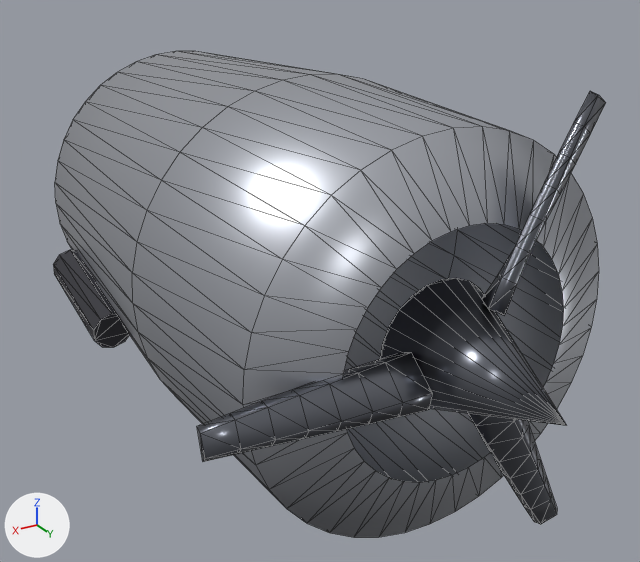
Two versions of the glTF model models/prop_engine.glb, one commit apart.
Rendered twice from a 50 mm camera at (1.16, 2.18, 0.93) aimed at (-0.02, 0.22, -0.05). The axes (+X, +Y, +Z) are drawn at lower left. The lights are the same throughout. The older version comes first. Mesh edges are drawn as thin lines. Vertices at exactly the same position are counted once.

Names of what the first picture shows: 'Prop', 'prop_engine'.
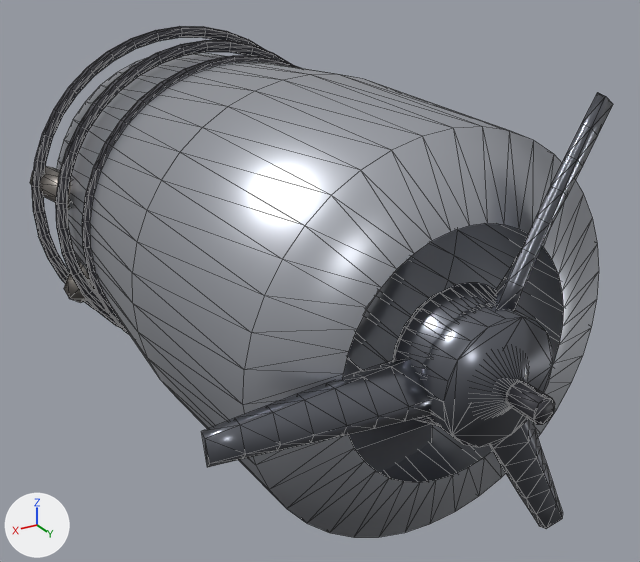
Where the change shows, as pixel boxes [x1, y1, x2, y2] in the pictures (640 x 562 px; the box of a moved part takes in the faces that stretch with it):
'prop_engine', reshaped: before [53, 51, 599, 537]; after [30, 26, 599, 537]
'Prop', reshaped, moved, turned: before [197, 91, 606, 524]; after [201, 92, 613, 529]
part 1 of me_cowl, added: after [32, 26, 264, 311]
part 2 of me_cowl, added: after [56, 40, 291, 329]
part 3 of me_cowl, added (mostly hidden): after [82, 55, 301, 334]
part 4 of me_cowl, added: after [506, 381, 555, 424]
part 5 of me_cowl, rebuilt (28% narrower): before [380, 278, 567, 426]; after [394, 283, 529, 426]
part 6 of me_cowl, added: after [64, 261, 95, 303]
part 7 of me_cowl, added: after [30, 166, 71, 209]
part 8 of me_cowl, reshaped: before [53, 250, 129, 347]; after [343, 359, 433, 472]
part 9 of me_blade, added: after [393, 291, 553, 447]
part 10 of me_blade, moved or reshaped: before [197, 353, 433, 462]; after [201, 360, 433, 467]
part 11 of me_blade, moved or reshaped: before [468, 413, 557, 524]; after [489, 419, 563, 529]
part 12 of me_blade, moved or reshaped: before [483, 91, 606, 316]; after [495, 92, 613, 311]

The change, as a list of edits to the scene's bpy script:
```text
Add mat_steel:
    mat_steel = principled_material('steel')
    mat_steel.base_color = (0.28, 0.26, 0.24)  # grey #908b86
    mat_steel.metallic = 0.85
    mat_steel.roughness = 0.45
Change me_cowl:
    used by ob_prop_engine; location = (0.0, 0.0, 0.0)
    remove me_cowl.from_pydata(...)  # 265 vertices, 438 faces; spans x -0.53..0.53, y -0.85..1.17, z -0.52..0.52
    add me_cowl.from_pydata(...)  # 1669 vertices, 3188 faces; spans x -0.55..0.55, y -0.85..1.11, z -0.59..0.55
    me_cowl part 1: a new loose piece, a torus around y (ring radius 0.53, tube radius 0.018) spanning x -0.548..0.548, y -0.668..-0.632, z -0.548..0.548, in mat_dark (dark grey #3f3f45)
    me_cowl part 2: a new loose piece, a torus around y (ring radius 0.509, tube radius 0.018) spanning x -0.527..0.527, y -0.47..-0.434, z -0.527..0.527, in mat_dark (dark grey #3f3f45)
    me_cowl part 3: a new loose piece, a torus around y (ring radius 0.488, tube radius 0.018) spanning x -0.506..0.506, y -0.271..-0.235, z -0.506..0.506, in mat_dark (dark grey #3f3f45)
    me_cowl part 4: a new loose piece, a 10-sided cylinder along y spanning x -0.029..0.029, y 1.03..1.11, z -0.03..0.03, in mat_dark (dark grey #3f3f45)
    me_cowl part 5: the loose piece of 25 vertices spanning x -0.16..0.16, y 0.77..1.17, z -0.16..0.16 is rebuilt with 81 vertices and now spans x -0.17..0.17, y 0.83..1.05, z -0.17..0.17
    me_cowl part 6: a new loose piece of 16 vertices spanning x 0.31..0.51, y -0.72..-0.48, z -0.29..-0.19, in mat_steel (grey #908b86)
    me_cowl part 7: a new loose piece of 16 vertices spanning x 0.4..0.54, y -0.72..-0.48, z 0.03..0.13, in mat_steel (grey #908b86)
    me_cowl part 8: 1 vertex moved from x 0.53, y -0.14, z -0.22 to x 0.2, y -0.33, z -0.59; 39 vertices removed from x -0.53..0.53, y -0.55..-0.13, z -0.29..-0.11; 7 vertices added at x -0.2..0.2, y -0.33..0.53, z -0.59..-0.41
    other edits to the shape of me_cowl do not show in these pictures
    add me_cowl.materials.append(mat_steel)  # grey #908b86
Change me_blade:
    used by ob_prop; location = (0.0, 0.87, 0.0)
    remove me_blade.from_pydata(...)  # 96 vertices, 180 faces; spans x -0.346..0.63, y -0.067..0.051, z -0.561..0.564
    add me_blade.from_pydata(...)  # 136 vertices, 256 faces; spans x -0.346..0.63, y -0.561..0.564, z -0.09..0.09
    me_blade part 9: a new loose piece, a 20-sided cylinder along z spanning x -0.15..0.15, y -0.15..0.15, z -0.09..0.09, in mat_spinner (grey #767981)
    me_blade part 10: the loose piece of 32 vertices spanning x 0.13..0.63, y -0.067..0.051, z -0.059..0.046 is turned -90 degrees about the x axis through the mesh origin
    me_blade part 11: the loose piece of 32 vertices spanning x -0.346..-0.025, y -0.067..0.051, z -0.561..-0.083 is turned -90 degrees about the x axis through the mesh origin
    me_blade part 12: the loose piece of 32 vertices spanning x -0.342..-0.014, y -0.067..0.051, z 0.09..0.564 is turned -90 degrees about the x axis through the mesh origin
Change ob_prop:
    ob_prop.location: (0.0, 0.87, 0.0) -> (0.0, 0.89, 0.0)
    ob_prop.rotation_euler: (0.0, 0.0, 0.0) -> (1.571, 0.0, 0.0)  # degrees (0, 0, 0) -> degrees (90, 0, 0)
```
